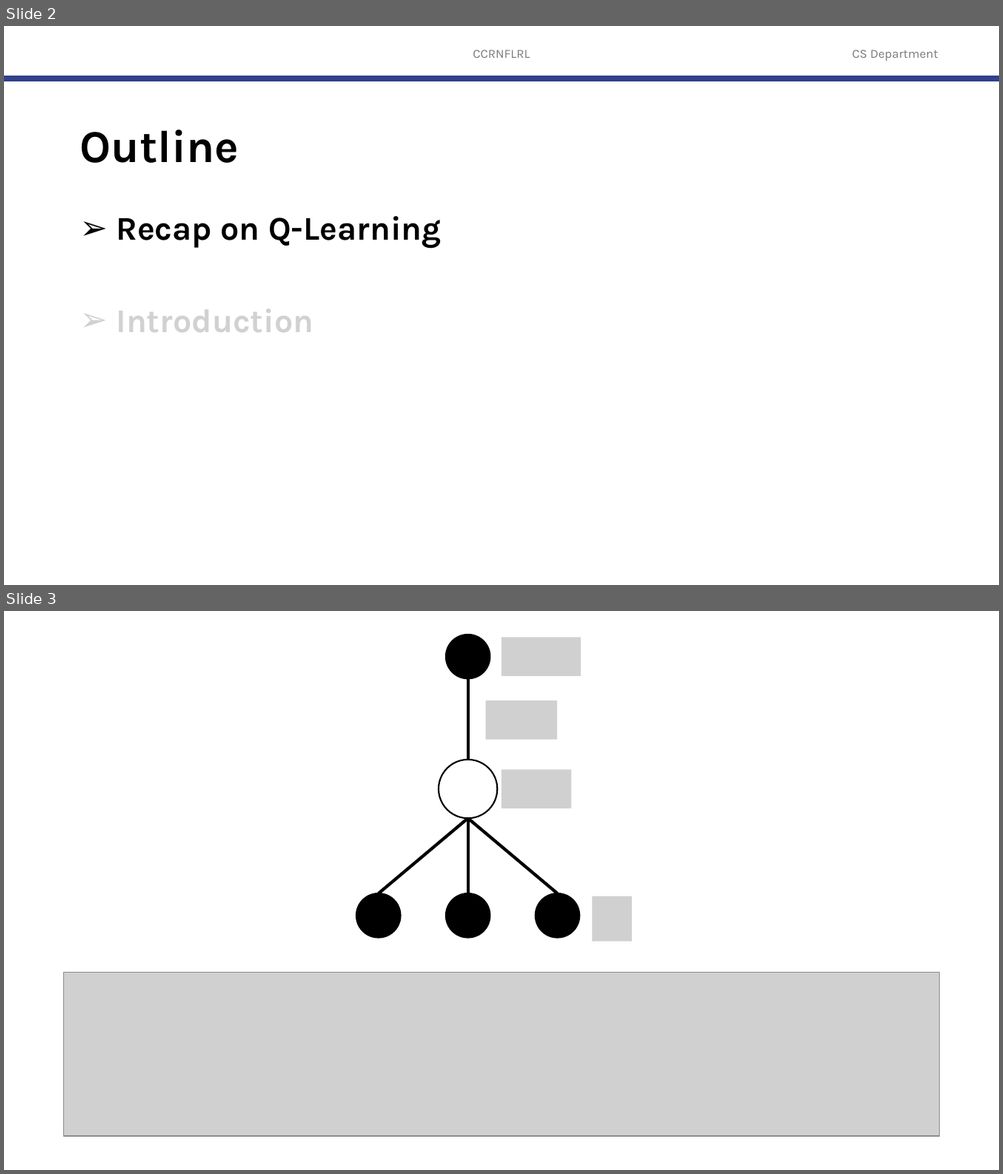
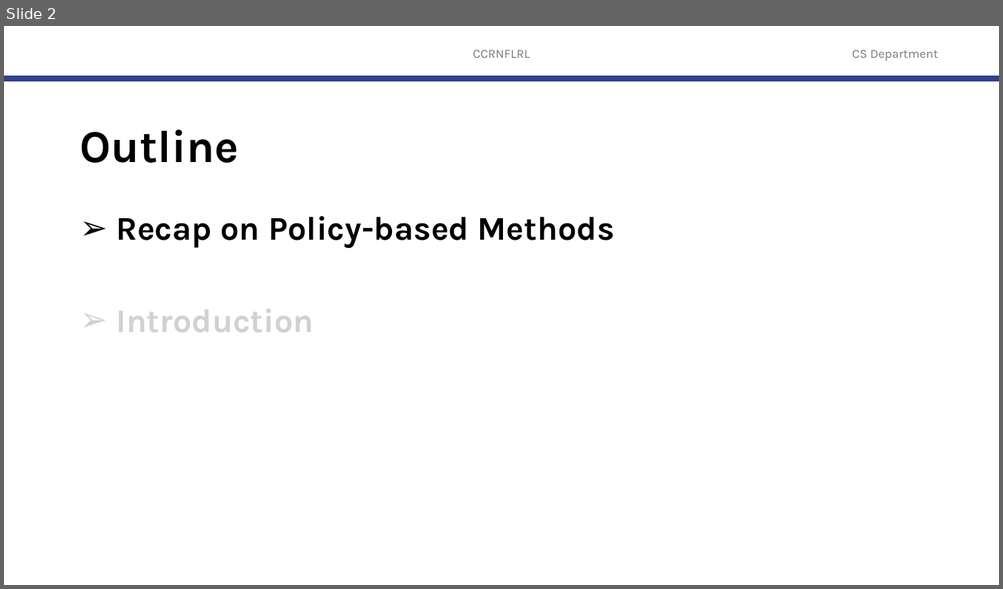
Before and after one commit to robitussin/CCRNFLRL, a slide deck: 7 - Policy Gradient Methods/Actor Critic.pptx. Shown one above the other, each under a label of ours: slides 2 and 3 before the commit, slide 2 after it. The pictures are 1003x1174 and 1003x589 pixels, drawn with LibreOffice and Linux fonts; fonts in the diff are those of the drawing; grey boxes stand for pictures; background and template pictures are left out. Boxes give left, top, right and bottom in pixels: in the first picture for what was removed or moved away, otherwise in the second. Text is boxed around its words. In the diff, an @@ line names an element or a change of style, - is before the commit and + after.

```diff
--- a/7 - Policy Gradient Methods/Actor Critic.pptx
+++ b/7 - Policy Gradient Methods/Actor Critic.pptx
@@ slide 3 removed at box(4, 611, 999, 1170), background #FFFFFF @@
@@ ellipse removed at box(446, 635, 489, 679) @@
@@ picture removed at box(502, 637, 580, 676) @@
@@ line removed from (468, 679) to (468, 760) @@
@@ picture removed at box(486, 701, 558, 739) @@
@@ ellipse removed at box(438, 760, 497, 818) @@
@@ picture removed at box(502, 770, 572, 809) @@
@@ line removed from (468, 818) to (378, 894) @@
@@ line removed from (468, 818) to (468, 894) @@
@@ line removed from (468, 818) to (558, 894) @@
@@ ellipse removed at box(356, 894, 400, 938) @@
@@ ellipse removed at box(446, 894, 489, 938) @@
@@ ellipse removed at box(535, 894, 579, 938) @@
@@ picture removed at box(592, 896, 632, 942) @@
@@ picture removed at box(63, 973, 939, 1137) @@
@@ slide 2 changed as well @@
@@ text at box(116, 216, 614, 249): text changed @@
-➢ Recap on Q-Learning
+➢ Recap on Policy-based Methods
```
Also in this commit, not shown: 28 slides added, 49 other slides removed.
